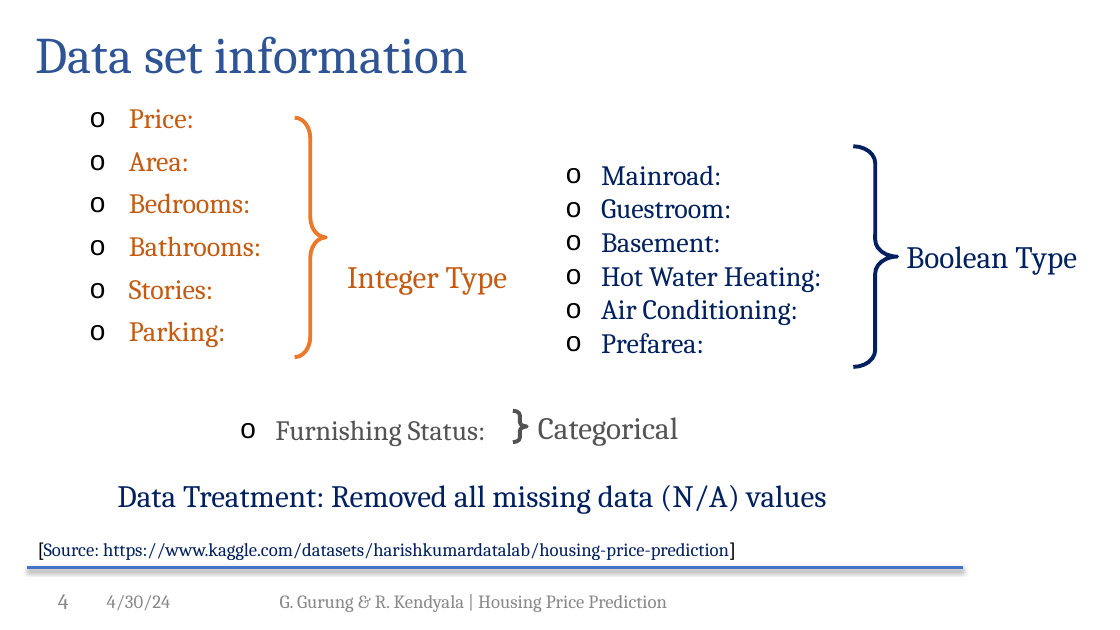
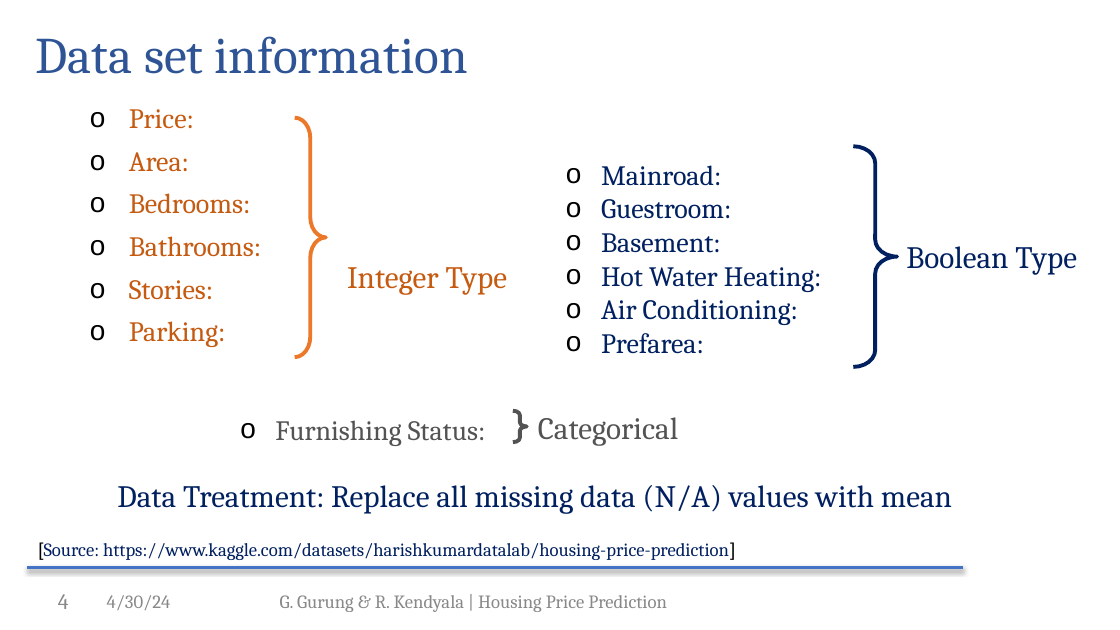
Before and after one commit to gajjugrg/asds_final, a slide deck: slide 4 of Group4_5303.pptx. Drawn at 1120x630 pixels with LibreOffice and Linux fonts; fonts in the diff are those of the drawing; background and template pictures are left out. Boxes give left, top, right and bottom in pixels: in the first picture for what was removed or moved away, otherwise in the second. Text is boxed around its words. In the diff, an @@ line names an element or a change of style, - is before the commit and + after.

```diff
--- a/Group4_5303.pptx
+++ b/Group4_5303.pptx
@@ text at (117, 485, 952, 513): text changed @@
-Data Treatment: Removed all missing data (N/A) values
+Data Treatment: Replace all missing data (N/A) values with mean
```
Also in this commit, not shown: 2 other slides changed, 1 slide added.
